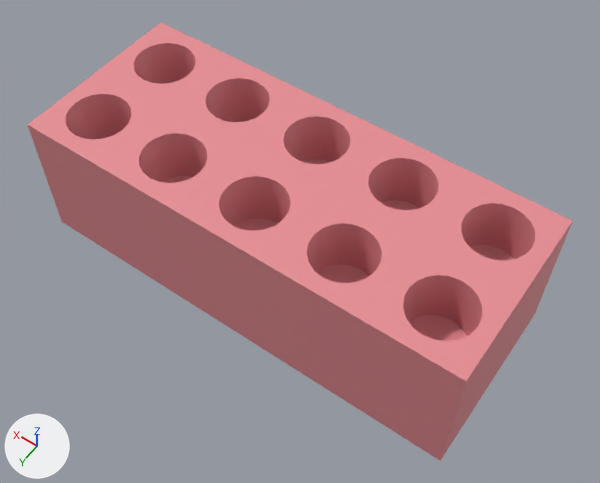
The FBX model Assets/Art/3D Models/vialTray.fbx: old version first, new version second.
Rendered twice from a 50 mm camera at (-0.171, 0.228, 0.386) aimed at (-0.01, 0.003, 0.034). Arrows for +X, +Y and +Z are at lower left; the lights stay in place. Where no turn or scale is listed for an object, it has been applied to the vertices. Vertices at the same position are counted once.

The older version as bpy lines, for what is in view:
```python
me_cube_005 = bpy.data.meshes.new('Cube.005')
me_cube_005.from_pydata(...)  # 436 vertices, 254 faces; spans x -0.13..0.13, y -0.053..0.053, z -0.06..0.02
me_cube_005.materials.append(mat_m_vialtray_pink)  # pink #e78e93
ob_vial_tray = bpy.data.objects.new('Vial Tray', me_cube_005)
ob_vial_tray.location = (0.0, 0.0, 0.0603)
```
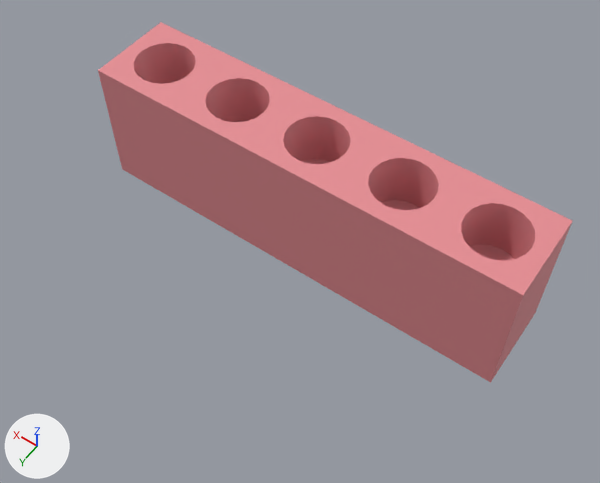
The newer file is also turned or shifted as a whole; pictures and numbers use the older file's frame.

What changed in the scene script:
```text
Change me_cube_005:
    used by ob_vial_tray; location = (0.0, 0.0, 0.0603)
    remove me_cube_005.from_pydata(...)  # 436 vertices, 254 faces; spans x -0.13..0.13, y -0.053..0.053, z -0.06..0.02
    add me_cube_005.from_pydata(...)  # 224 vertices, 132 faces; spans x -0.13..0.13, y -0.053..0.0, z -0.06..0.02
    me_cube_005 part 1
    212 vertices are removed from x -0.13..0.13, y 0.009..0.053, z -0.06..0.02
    127 faces are deleted
    5 new faces join them
```

Where the change shows, as pixel boxes (x1, y1, x2, y2) in the pictures (600 x 483 px):
'Vial Tray', reshaped (13% narrower, 18% shorter): before (27, 22, 572, 461); after (98, 22, 572, 382)
part 1 of me_cube_005, cut back: before (27, 71, 523, 461); after (98, 71, 523, 382)
